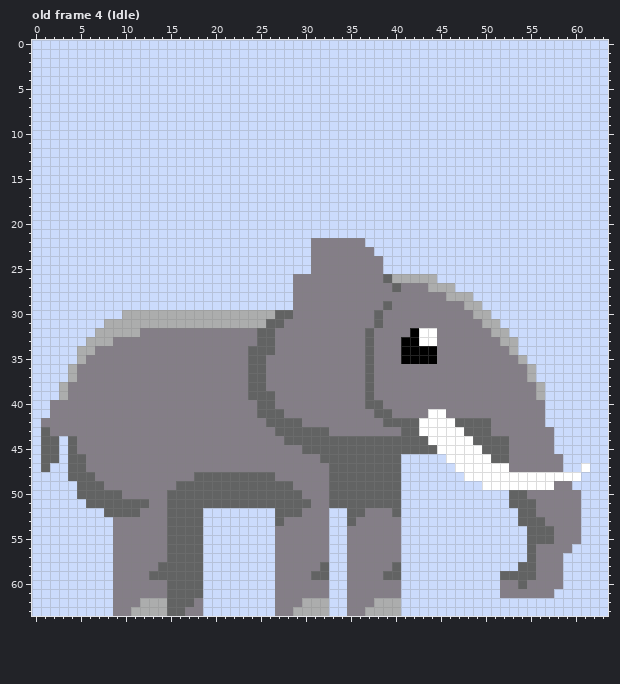
File history of a pixel-art file, Aseprite files/Elephant.aseprite. Above is the file before it was changed.
64x64 pixels, 32 frames. Shown: old frame 4 (Idle). The commit also changed other frames, which this record leaves out.
Once edited:
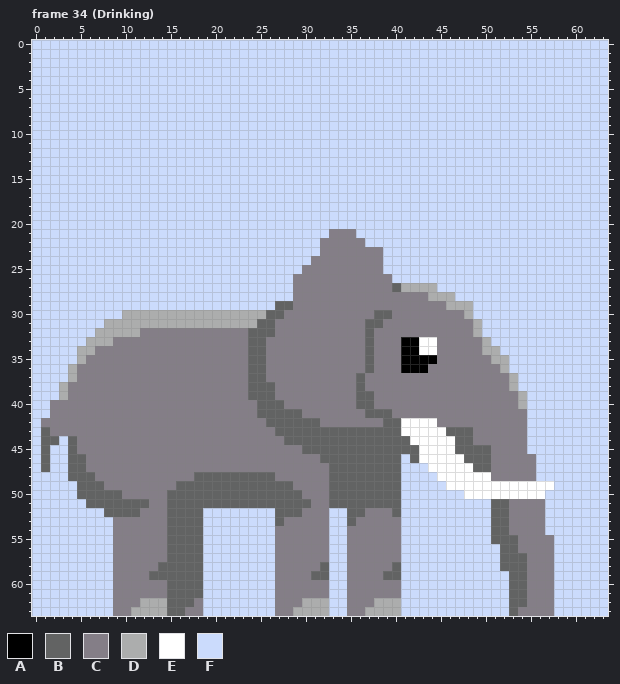
Palette (. is transparent): A #000000  B #626363  C #847e87  D #acadad  E #ffffff  F #cbdbfc
A new or re-ordered frame is compared with the old frame closest to it.
Edits made:
frames 32 -> 46
Changed rows in their new state; - is an unchanged pixel.
Frame 34 (Drinking) is new; against old frame 4 (Idle), layer "Head":
first column x 2:
21 -------------------------------CCC--------------------------
22 -----------------------------F------------------------------
23 -----------------------------F------C-----------------------
25 ----------------------------C-------------------------------
26 -------------------------------------CFFFFF-----------------
27 ---------------------------------------DDD-FF---------------
28 ------------------------------------------DD-FF-------------
29 -------------------------BB----------C------DD-F------------
30 ------------------------B-C----------B--------DFF-----------
31 -----------------------B-C---------B-----------DFF----------
32 ----------------------B-----------------CCC----DFFF---------
33 ----------------------B-C-----------------------DFFF--------
34 ------------------------C----------------EE-----DDFF--------
35 -------------------------------------------------DDFF-------
36 ---------------------------------------AAA--------DFFF------
37 ----------------------------------BC---------------DFF------
38 ------------------------B---------BC---------------DFFF-----
39 ----------------------------------B-----------------DFF-----
40 -------------------------B--------B-C---------------DFF-----
41 --------------------------BB-------B------CC---------FF-----
42 ----------------------------BB---------EE--CCCCCC----FF-----
43 -------------------------------BBBBBBBBEE---BB-CC----FFF----
44 ----------------------------------------EE---BBCCCC--FFF----
45 F----------------------------------------EE--BBB-CC--FFF----
46 F---------------------------------------BEEE--BBBCC---FFF---
47 ------------------------------------------EEE--BBCC---FFF--F
48 -------------------------------------------EEE---CCCCCFFFFF-
49 --------------------------------------------EEEE--------FF--
50 ----------------------------------------------EEEEEEEEEFFFF-
51 -------------------------------------------------BBCCC-FFFF-
52 -------------------------------------------------BBCCC-FFFF-
53 -------------------------------------------------BBCCCCFFFF-
54 -------------------------------------------------BBCCCCFFFF-
55 -------------------------------------------------BBBCCCCFFF-
56 --------------------------------------------------BBCC--FF--
57 --------------------------------------------------BBBC--F---
58 --------------------------------------------------BB-C--F---
59 --------------------------------------------------F--C--F---
60 --------------------------------------------------FB----F---
61 --------------------------------------------------FBB-------
62 ---------------------------------------------------BBCCC----
63 ---------------------------------------------------BCCCC----
Where, in picture pixels (left, top, right, bottom), the same in both pictures:
changed: (248, 229, 590, 616)
changed: (50, 445, 59, 463)
